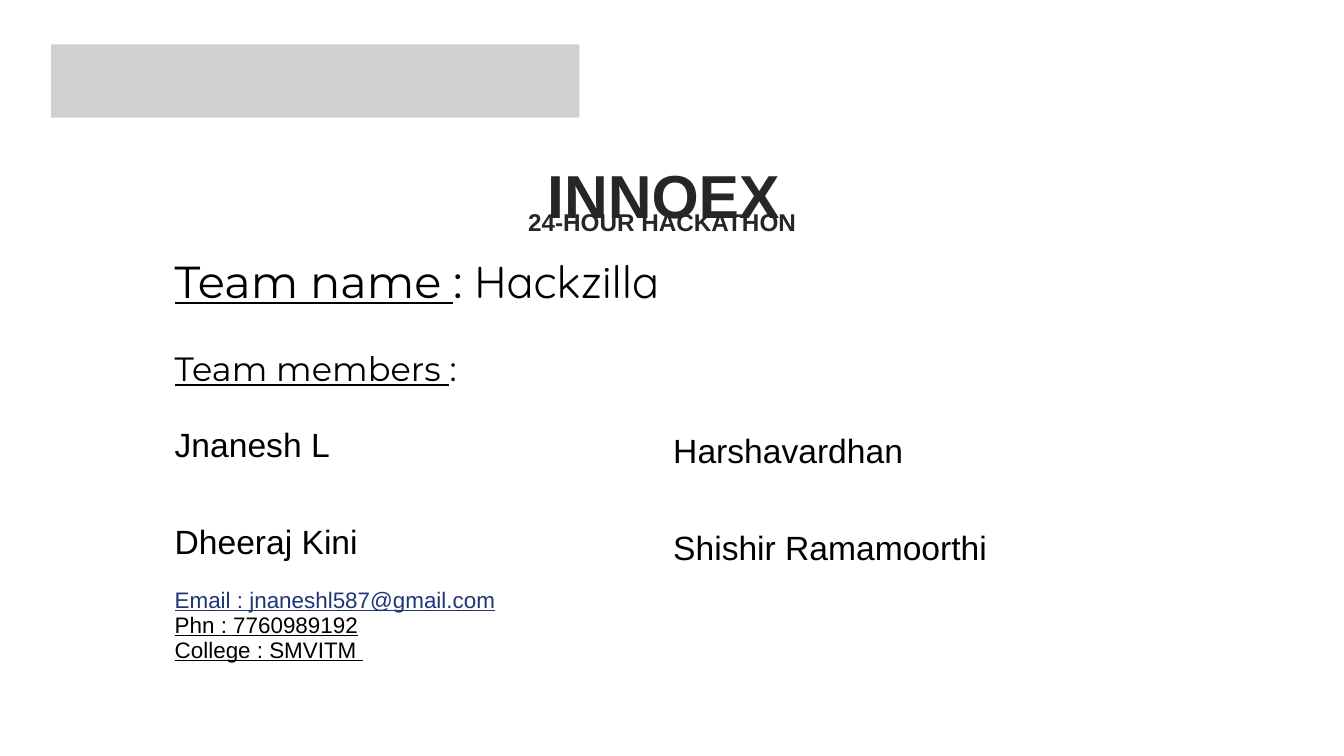
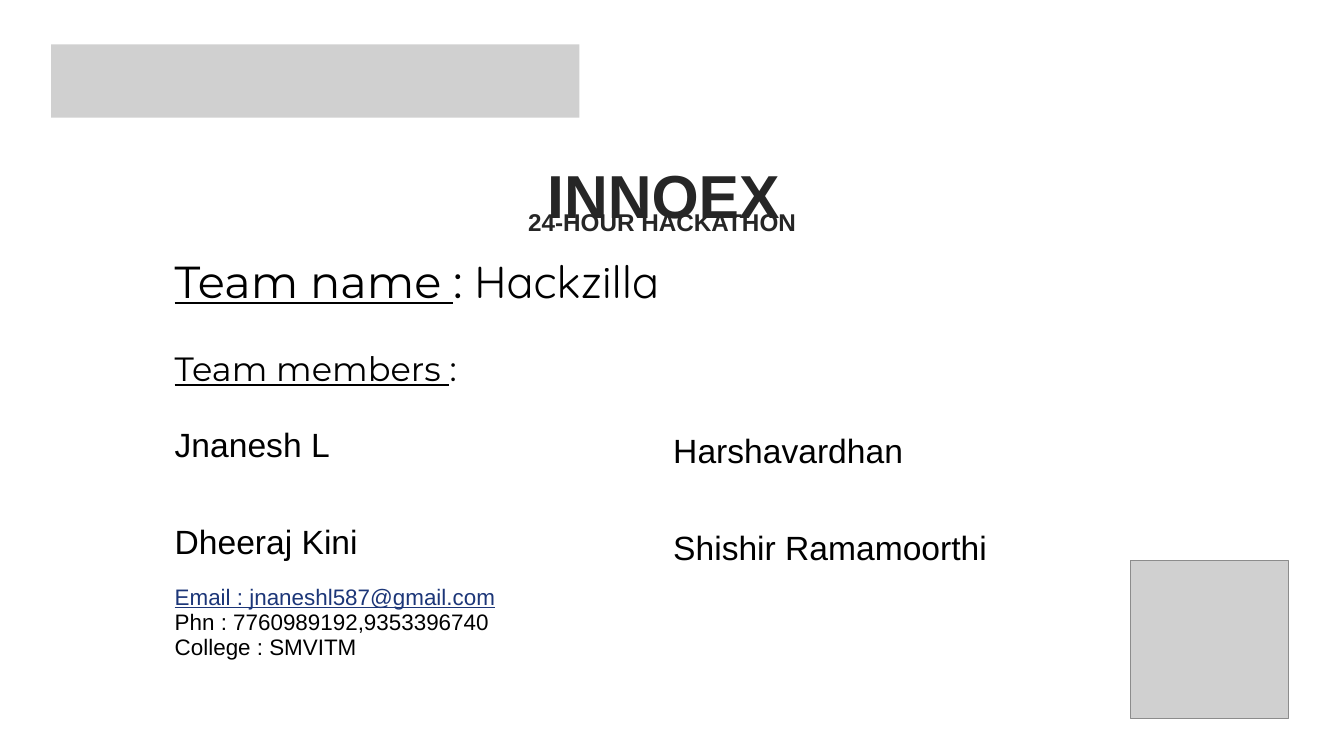
Before and after one commit to jnaneshl587-source/power-her, a slide deck: slide 1 of Nirbhaya.pptx. Drawn at 1344x756 pixels with LibreOffice and Linux fonts; fonts in the diff are those of the drawing; grey boxes stand for pictures; background and template pictures are left out. Boxes give left, top, right and bottom in pixels: in the first picture for what was removed or moved away, otherwise in the second. Text is boxed around its words. In the diff, an @@ line names an element or a change of style, - is before the commit and + after.

Commit message:
Shakthi Project

```diff
--- a/Nirbhaya.pptx
+++ b/Nirbhaya.pptx
@@ picture added at [1130,560,1288,718] @@
@@ table at [168,582,1030,669] @@
-row 1, column 1: Email : jnaneshl587@gmail.com / Phn : 7760989192 / College : SMVITM
+row 1, column 1: Email : jnaneshl587@gmail.com / Phn : 7760989192,9353396740 / College : SMVITM
@@ table: place and size @@
-table at [168,585,1064,672]
+table at [168,582,1030,669]
```
